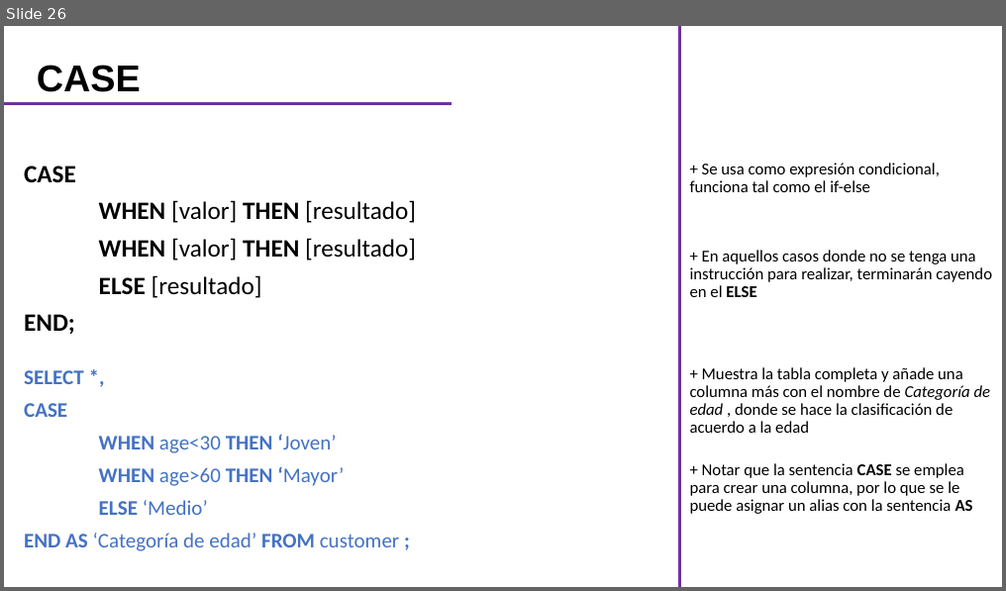
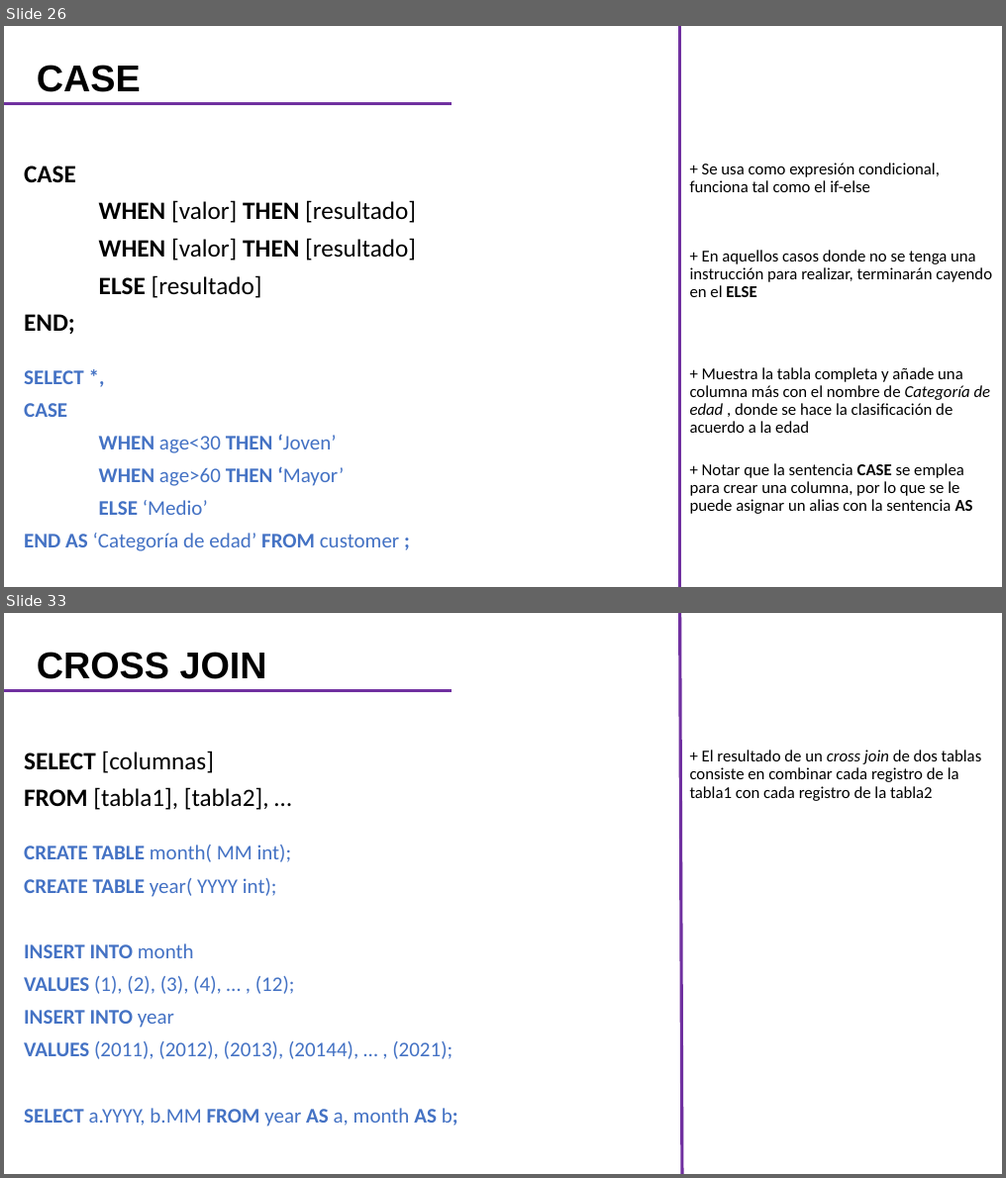
Before and after one commit to CarlosCamposs/Curso-AABD_SQL, a slide deck: Curso AABD-SQL (Notas).pptx. Shown one above the other, each under a label of ours: slide 26 before the commit, slides 26 and 33 after it; the slides between them are not shown. The pictures are 1006x591 and 1006x1178 pixels, drawn with LibreOffice and Linux fonts; fonts in the diff are those of the drawing. Boxes give left, top, right and bottom in pixels: in the first picture for what was removed or moved away, otherwise in the second. Text is boxed around its words. In the diff, an @@ line names an element or a change of style, - is before the commit and + after.

```diff
--- a/Curso AABD-SQL (Notas).pptx
+++ b/Curso AABD-SQL (Notas).pptx
@@ slide 33 added at <box>4,613,1002,1174</box>, background #FFFFFF @@
@@ line added from (682, 1174) to (680, 613), #7030A0 3 pt @@
@@ title added at <box>37,652,267,679</box>, 36 pt, text #000000, bold @@
+CROSS JOIN
@@ line added from (4, 691) to (451, 691), #7030A0 3 pt @@
@@ subtitle added at <box>24,751,269,810</box>, 24 pt, text #000000 @@
+SELECT [columnas]
+FROM [tabla1], [tabla2], …
@@ text added at <box>690,750,982,801</box>, 16 pt, text #000000 @@
++ El resultado de un cross join de dos tablas consiste en combinar cada registro de la tabla1 con cada registro de la tabla2
@@ text added at <box>24,845,458,1127</box>, 20 pt, text #4472C4 @@
+CREATE TABLE month( MM int);
+CREATE TABLE year( YYYY int);
+INSERT INTO month
+VALUES (1), (2), (3), (4), … , (12);
+INSERT INTO year
+VALUES (2011), (2012), (2013), (20144), … , (2021);
+SELECT a.YYYY, b.MM FROM year AS a, month AS b;
```
Also in this commit, not shown: 2 slides changed, 10 other slides added.
